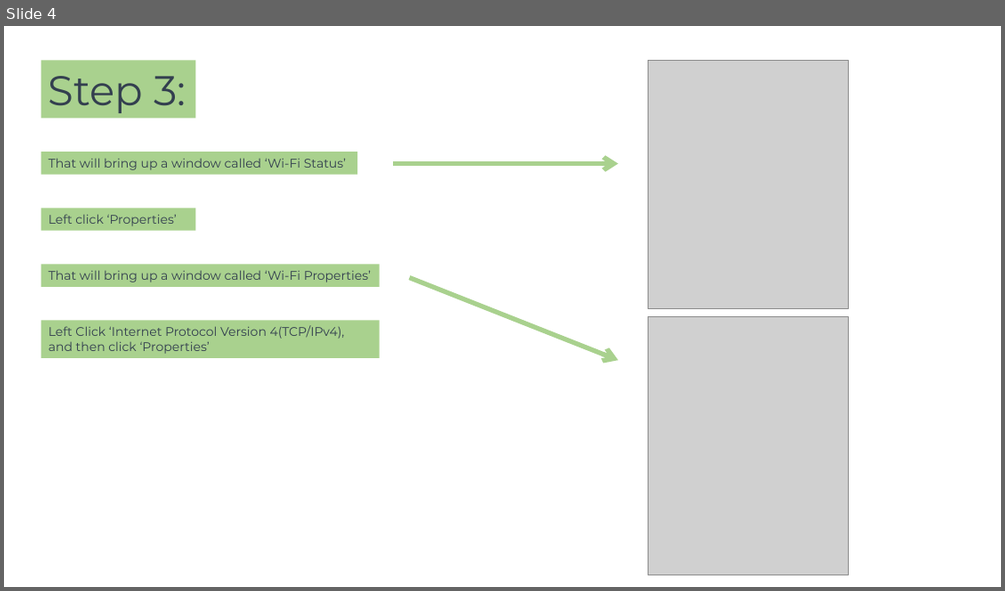
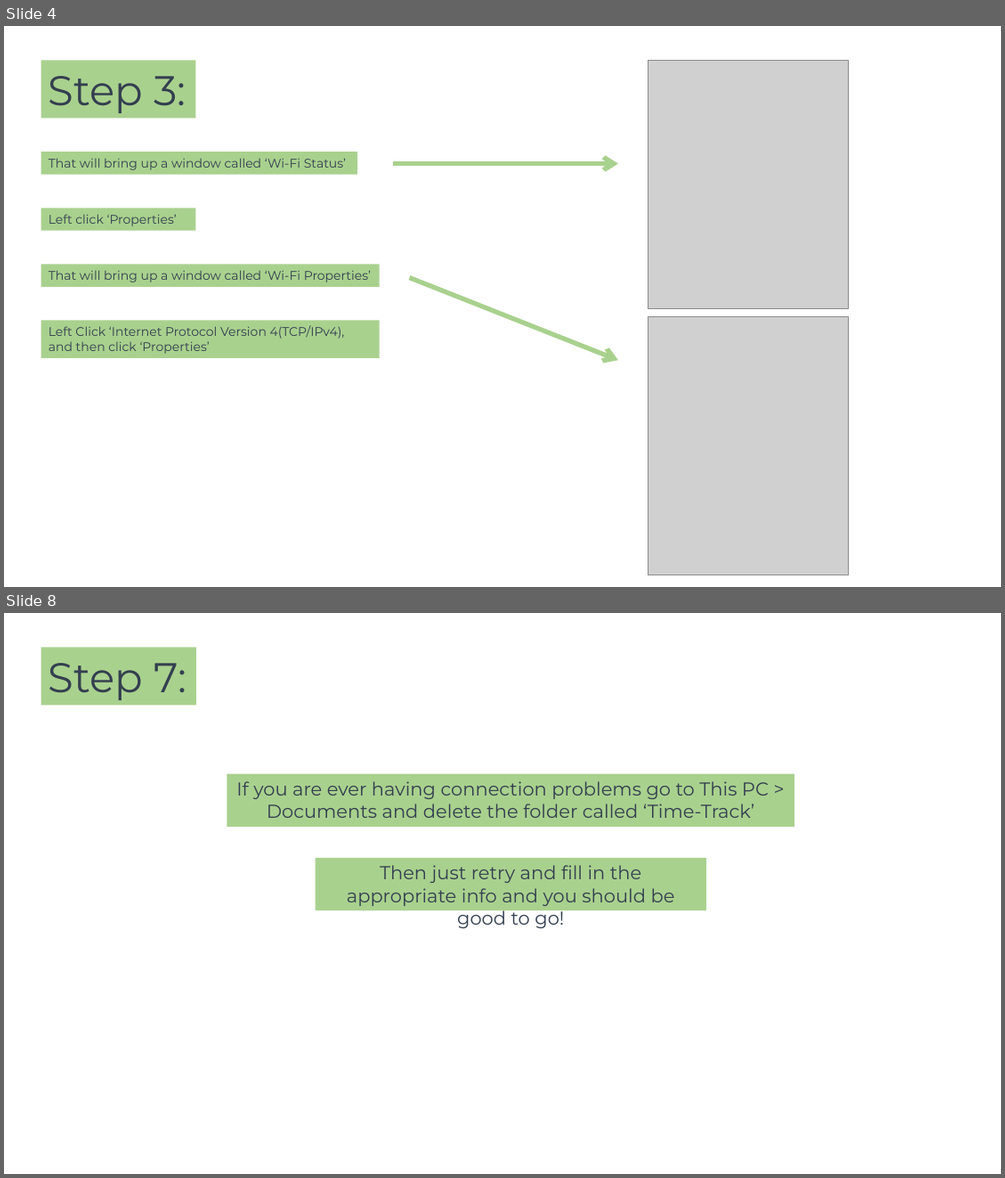
Before and after one commit to joshuawootonn/time-track, a slide deck: Instructions/Connection Presentation.pptx. Shown one above the other, each under a label of ours: slide 4 before the commit, slides 4 and 8 after it; the slides between them are not shown. The pictures are 1005x591 and 1005x1178 pixels, drawn with LibreOffice and Linux fonts; fonts in the diff are those of the drawing; grey boxes stand for pictures. Boxes give left, top, right and bottom in pixels: in the first picture for what was removed or moved away, otherwise in the second. Text is boxed around its words. In the diff, an @@ line names an element or a change of style, - is before the commit and + after.

Commit message:
Finish Connection Presentation

```diff
--- a/Instructions/Connection Presentation.pptx
+++ b/Instructions/Connection Presentation.pptx
@@ slide 8 added at box(4, 613, 1001, 1174), background #FFFFFF @@
@@ rectangle added at box(41, 648, 196, 705), fill #A9D18E, 40 pt, text #333F50 @@
+Step 7:
@@ rectangle added at box(226, 774, 794, 827), fill #A9D18E, 18 pt, text #333F50 @@
+If you are ever having connection problems go to This PC > Documents and delete the folder called ‘Time-Track’
@@ rectangle added at box(316, 858, 706, 910), fill #A9D18E, 18 pt, text #333F50 @@
+Then just retry and fill in the appropriate info and you should be good to go!
```
Also in this commit, not shown: 2 slides changed, 2 other slides added, 8 other files.
